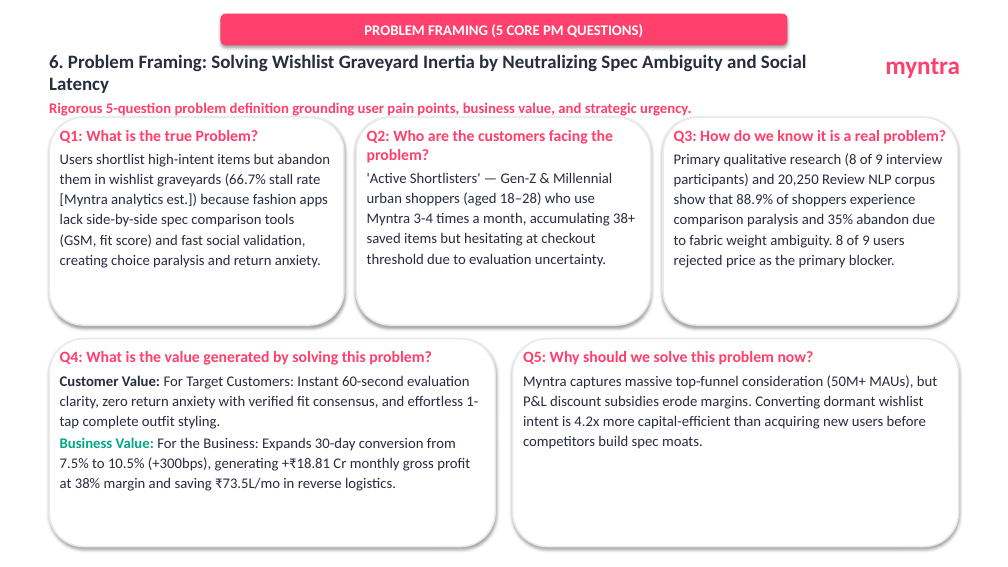
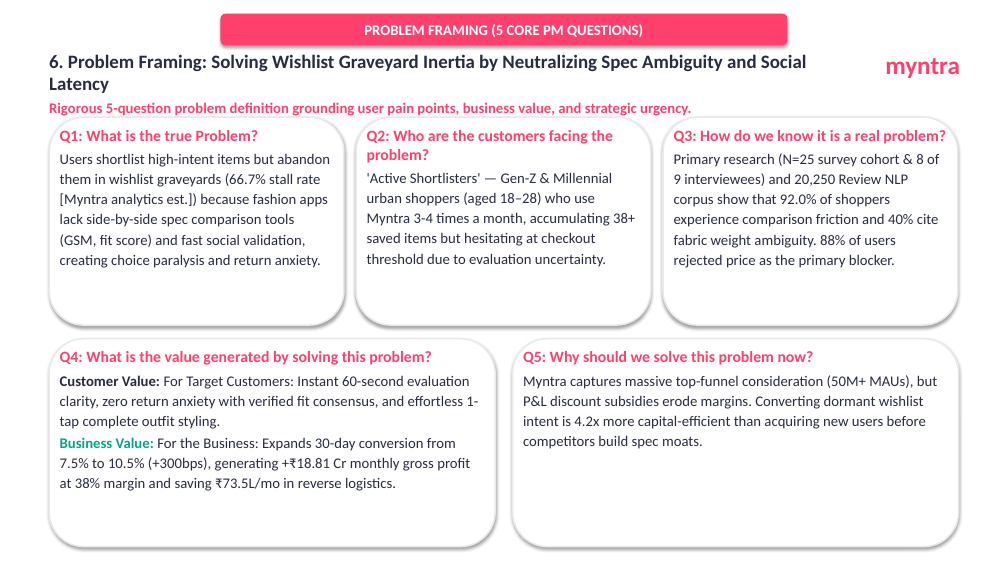
Before and after one commit to akhyashukla03/myntra, a slide deck: slide 6 of Myntra_Wishlist_Studio_10_Slide_Deck.pptx. Drawn at 1008x567 pixels with LibreOffice and Linux fonts; fonts in the diff are those of the drawing. Boxes give left, top, right and bottom in pixels: in the first picture for what was removed or moved away, otherwise in the second. Text is boxed around its words. In the diff, an @@ line names an element or a change of style, - is before the commit and + after.

Commit message:
feat(survey): expand survey dataset to 25 verified responses in Excel and synchronize pitch deck and react app datasets

```diff
--- a/Myntra_Wishlist_Studio_10_Slide_Deck.pptx
+++ b/Myntra_Wishlist_Studio_10_Slide_Deck.pptx
@@ text at (674, 153, 939, 268): text changed @@
-Primary qualitative research (8 of 9 interview participants) and 20,250 Review NLP corpus show that 88.9% of shoppers experience comparison paralysis and 35% abandon due to fabric weight ambiguity. 8 of 9 users rejected price as the primary blocker.
+Primary research (N=25 survey cohort & 8 of 9 interviewees) and 20,250 Review NLP corpus show that 92.0% of shoppers experience comparison friction and 40% cite fabric weight ambiguity. 88% of users rejected price as the primary blocker.
```
Also in this commit, not shown: 2 other slides changed, 5 other files.
